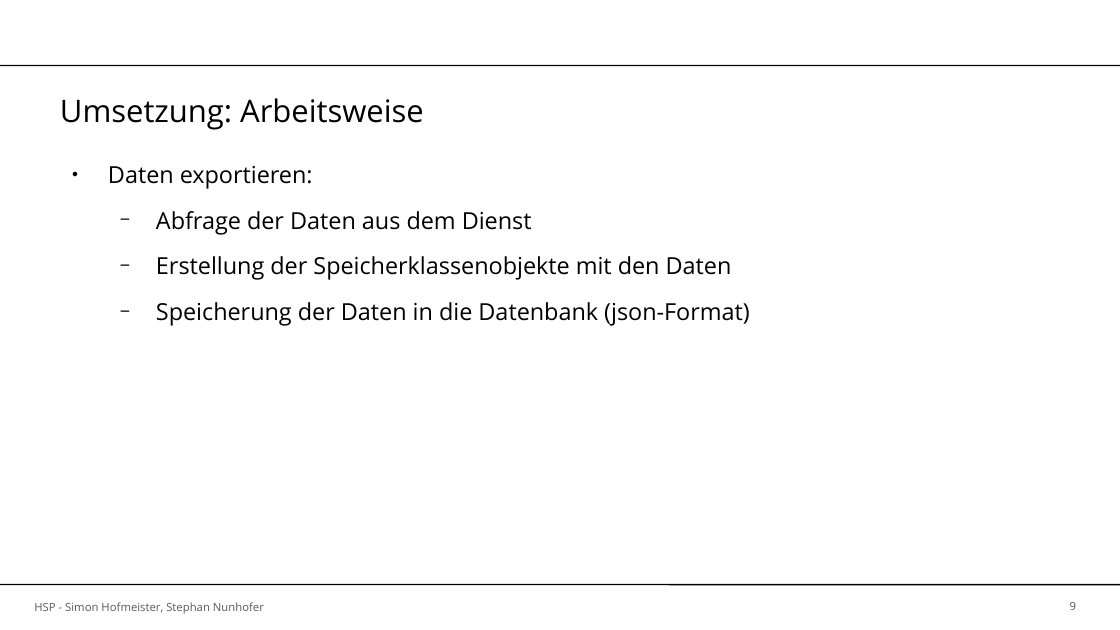
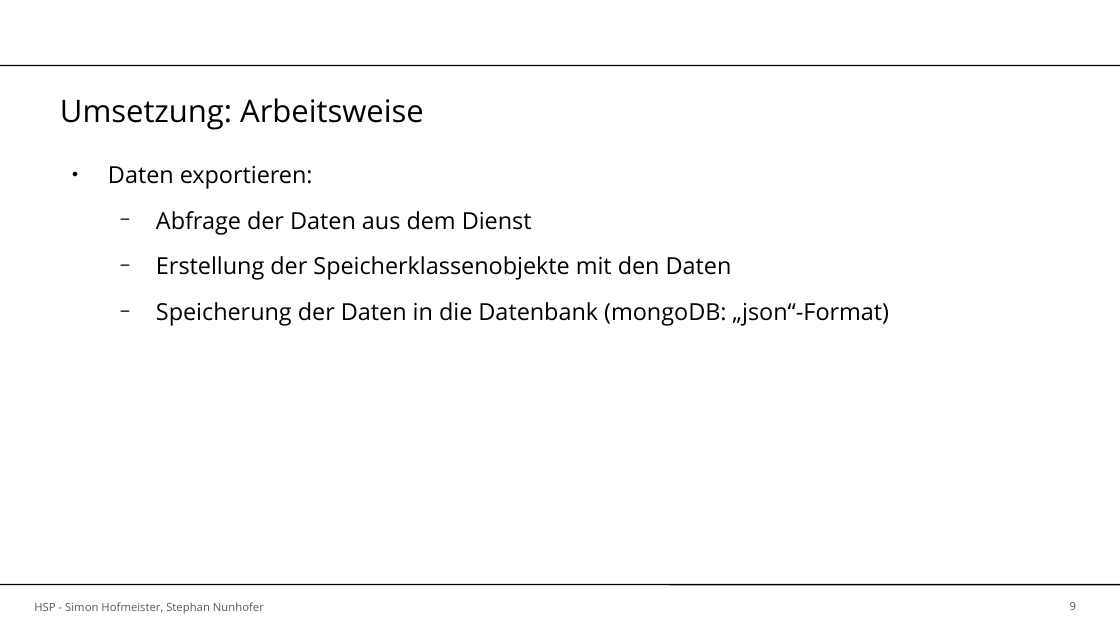
Before and after one commit to SimonHofmeister1992/HSP-Project-SaaS_Data_Conversion_Tool, a slide deck: slide 9 of docs/presentation/Abschlusspraestenation.odp. Drawn at 1120x630 pixels with LibreOffice and Linux fonts; fonts in the diff are those of the drawing; background and template pictures are left out. Boxes give left, top, right and bottom in pixels: in the first picture for what was removed or moved away, otherwise in the second. Text is boxed around its words. In the diff, an @@ line names an element or a change of style, - is before the commit and + after.

```diff
--- a/docs/presentation/Abschlusspraestenation.odp
+++ b/docs/presentation/Abschlusspraestenation.odp
@@ text at [156,302,889,326]: text changed @@
-  − Speicherung der Daten in die Datenbank (json-Format)
+  − Speicherung der Daten in die Datenbank (mongoDB: „json“-Format)
```
Also in this commit, not shown: 4 other slides changed.
